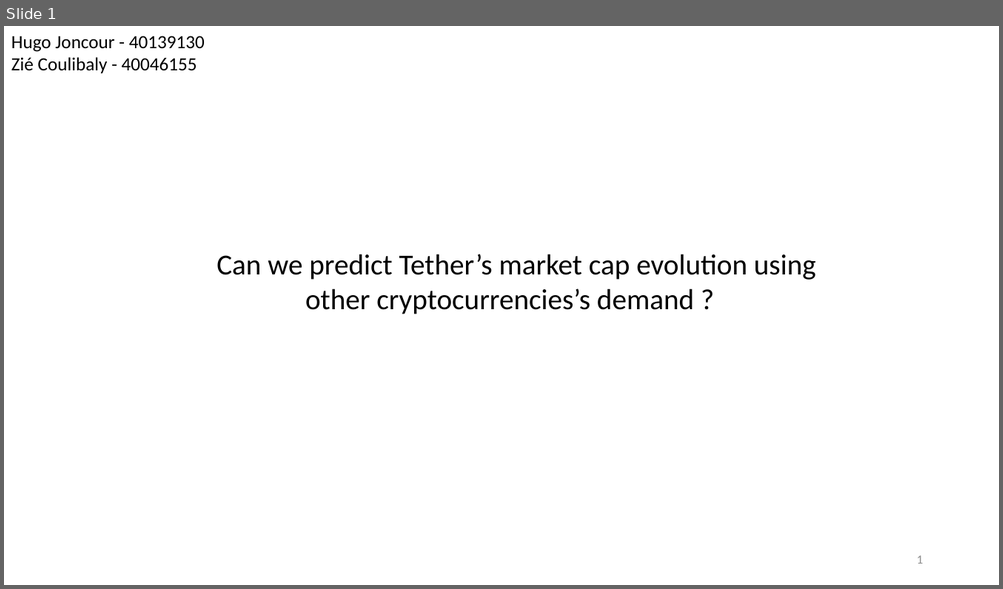
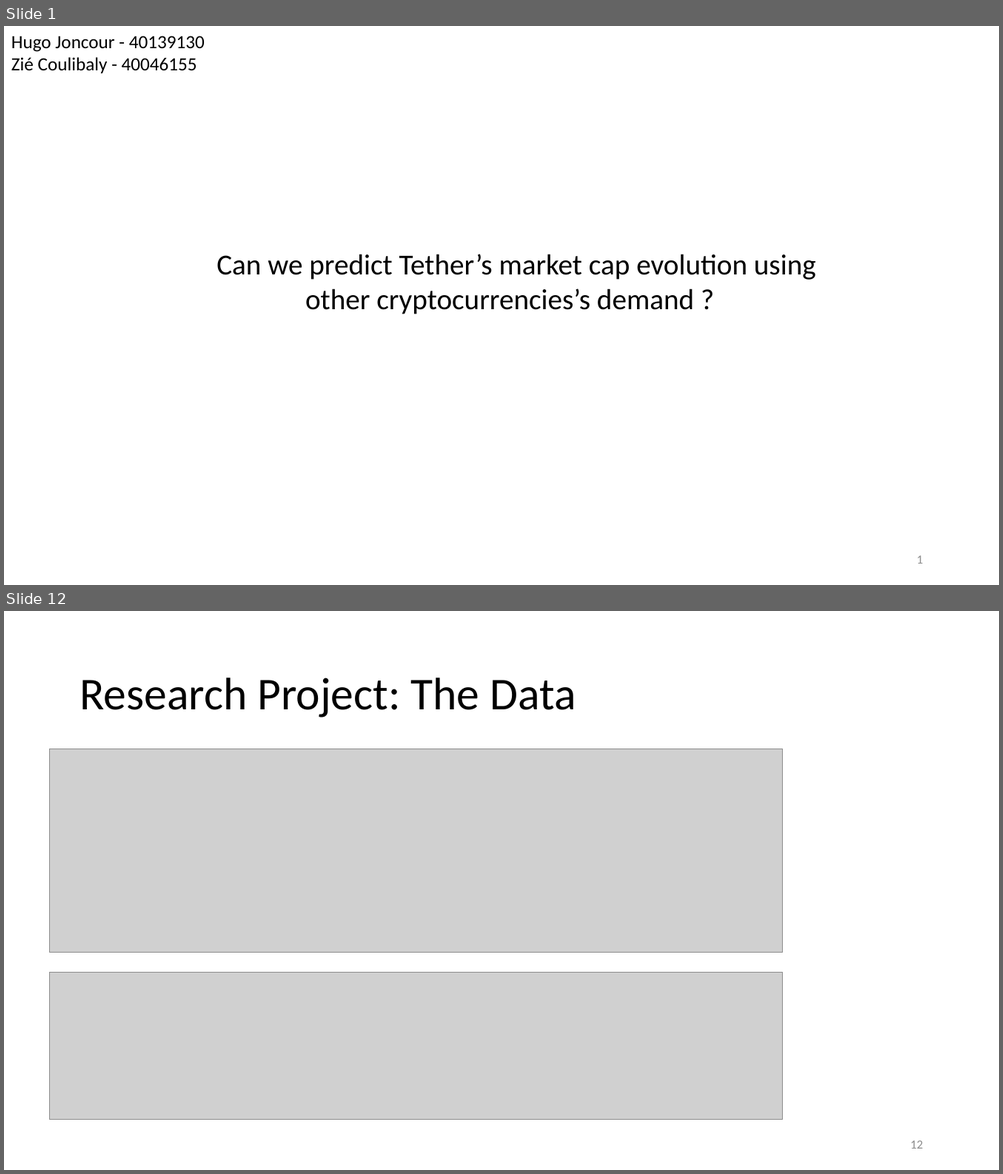
Before and after one commit to SanteauX/ECON422_R_Project, a slide deck: Presentation/ECON 422 - Presentation.pptx. Shown one above the other, each under a label of ours: slide 1 before the commit, slides 1 and 12 after it; the slides between them are not shown. The pictures are 1003x589 and 1003x1174 pixels, drawn with LibreOffice and Linux fonts; fonts in the diff are those of the drawing; grey boxes stand for pictures; background and template pictures are left out. Boxes give left, top, right and bottom in pixels: in the first picture for what was removed or moved away, otherwise in the second. Text is boxed around its words. In the diff, an @@ line names an element or a change of style, - is before the commit and + after.

```diff
--- a/Presentation/ECON 422 - Presentation.pptx
+++ b/Presentation/ECON 422 - Presentation.pptx
@@ slide 12 added at <box>4,611,999,1170</box>, background #FFFFFF @@
@@ title added at <box>79,678,575,718</box>, 44 pt, text #000000 @@
+Research Project: The Data
@@ picture added at <box>50,749,783,953</box> @@
@@ picture added at <box>50,973,783,1120</box> @@
@@ page number added at <box>910,1141,922,1149</box>, 12 pt, text #8C8C8C @@
+12
```
Also in this commit, not shown: 4 slides changed, 16 other slides added, 36 other files.
